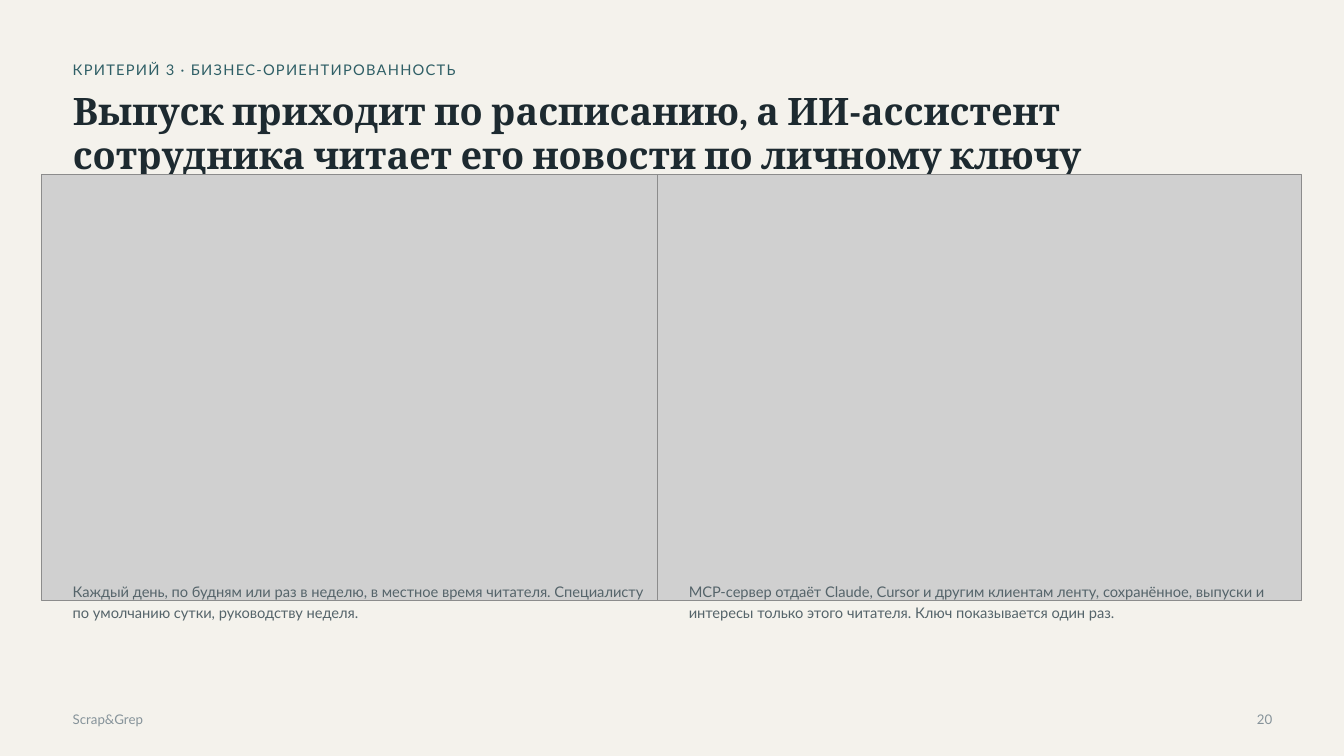
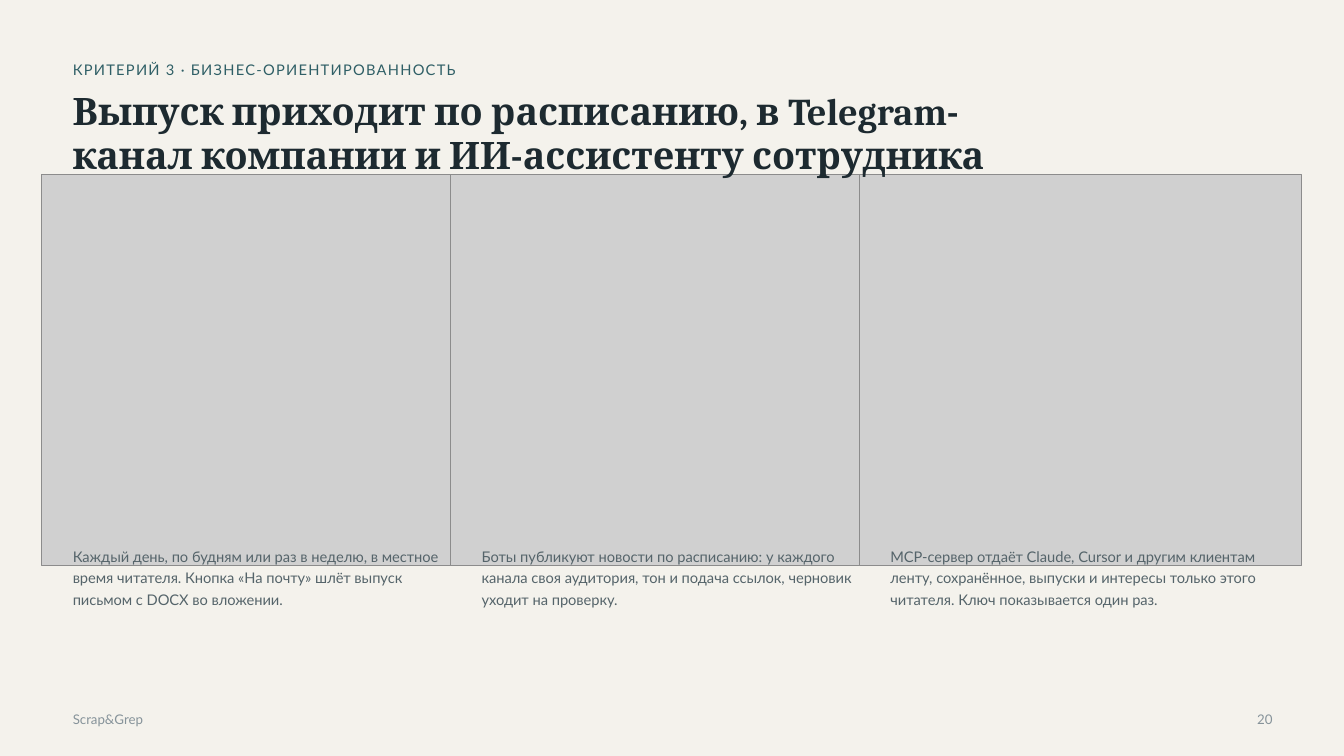
Before and after one commit to verikirill/scrap-and-grep, a slide deck: slide 20 of docs/presentation/scrapgrep.pptx. Drawn at 1344x756 pixels with LibreOffice and Linux fonts; fonts in the diff are those of the drawing; grey boxes stand for pictures. Boxes give left, top, right and bottom in pixels: in the first picture for what was removed or moved away, otherwise in the second. Text is boxed around its words. In the diff, an @@ line names an element or a change of style, - is before the commit and + after.

```diff
--- a/docs/presentation/scrapgrep.pptx
+++ b/docs/presentation/scrapgrep.pptx
@@ text at [73, 98, 984, 180]: text changed @@
-Выпуск приходит по расписанию, а ИИ-ассистент
-сотрудника читает его новости по личному ключу
+Выпуск приходит по расписанию, в Telegram-
+канал компании и ИИ-ассистенту сотрудника
@@ picture: place and size @@
-picture at [42, 174, 687, 601]
+picture at [42, 174, 485, 566]
@@ picture added at [451, 174, 893, 566] @@
@@ picture: place and size @@
-picture at [658, 174, 1303, 601]
+picture at [860, 174, 1303, 566]
@@ text at [73, 551, 439, 605]: text changed @@
-Каждый день, по будням или раз в неделю, в местное время читателя. Специалисту по умолчанию сутки, руководству неделя.
+Каждый день, по будням или раз в неделю, в местное время читателя. Кнопка «На почту» шлёт выпуск письмом с DOCX во вложении.
@@ text added at [482, 551, 852, 608], 10.5 pt, text #55646A @@
+Боты публикуют новости по расписанию: у каждого канала своя аудитория, тон и подача ссылок, черновик уходит на проверку.
@@ text "MCP-сервер отдаёт Claude, Cursor и ..." rewrapped from [689, 586, 1264, 621] to [890, 551, 1256, 608] @@
@@ text "20" at [1257, 714, 1272, 724]: alignment left to right @@
```
Also in this commit, not shown: 17 other slides changed, 6 slides added, 4 slides removed, 1 other file.
